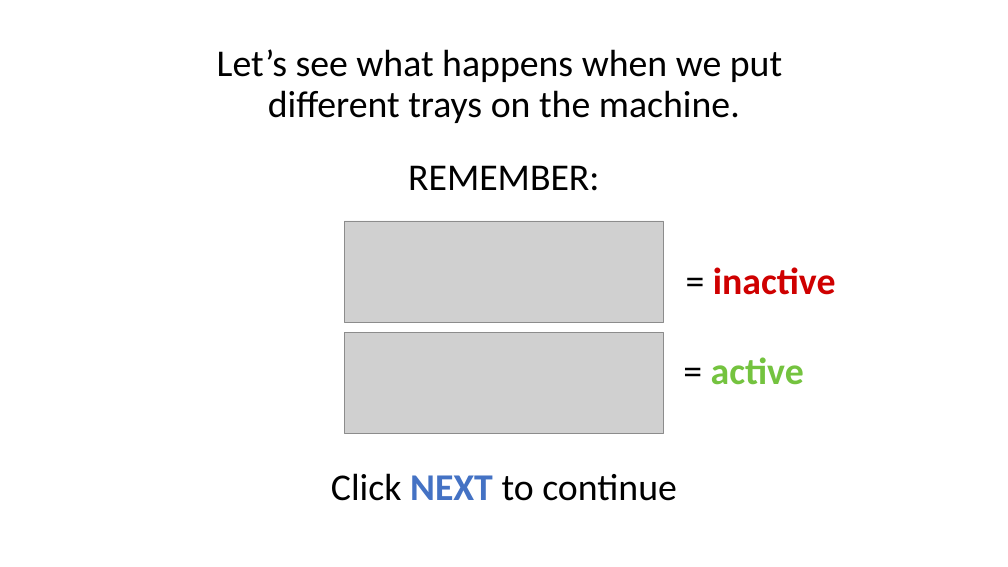
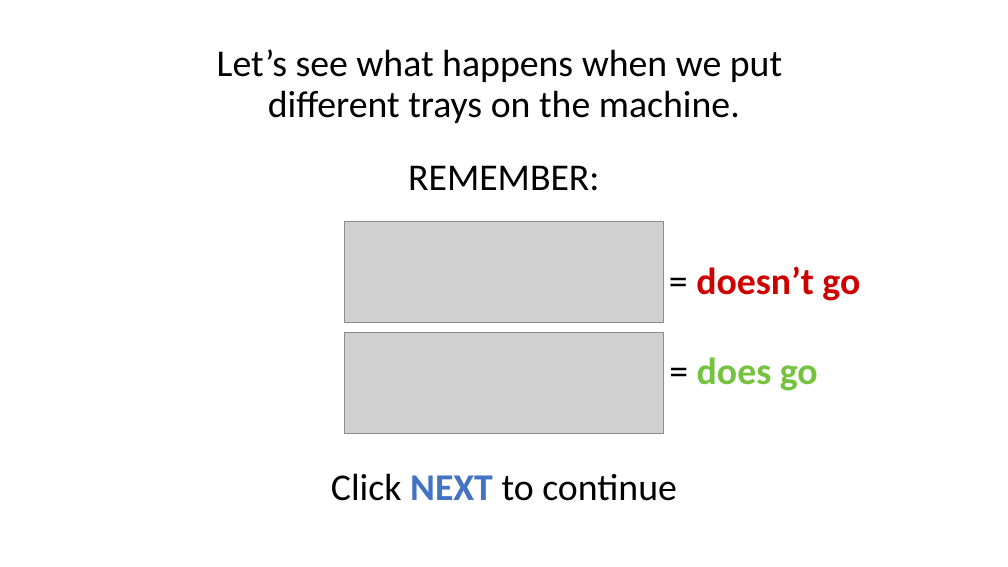
Before and after one commit to rgelpi/rgelpi.github.io, a slide deck: slide 7 of trayBlicket/vid/video.pptx. Drawn at 1008x567 pixels with LibreOffice and Linux fonts; fonts in the diff are those of the drawing; grey boxes stand for pictures. Boxes give left, top, right and bottom in pixels: in the first picture for what was removed or moved away, otherwise in the second. Text is boxed around its words. In the diff, an @@ line names an element or a change of style, - is before the commit and + after.

```diff
--- a/trayBlicket/vid/video.pptx
+++ b/trayBlicket/vid/video.pptx
@@ text at [331, 266, 860, 501]: text changed @@
-= inactive
-= active
-Click NEXT to continue
+= doesn’t go
+= does go
+Click NEXT to continue
```
Also in this commit, not shown: 2 other slides changed, 10 other files.
